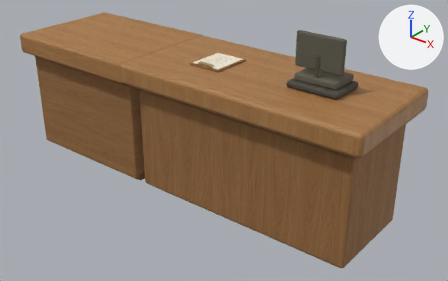
A saved change to the glTF model assets/masters/native-v4/counter.glb.
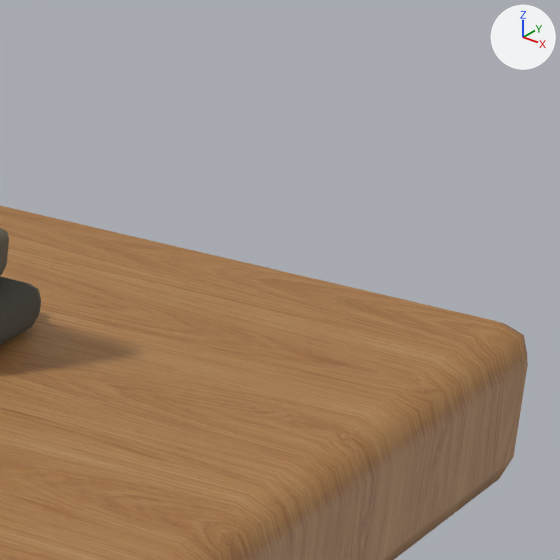
There are two pictures of each version: one whole from a 50 mm camera at (2.232, -3.243, 2.44) aimed at (-0.366, 0.004, 0.427), one close up on the part from 79% to 97% of the width and 15% to 43% of the height. Lighting does not change. The marker at upper right points along +X, +Y and +Z. The last two pictures show the newer version. Vertices at exactly the same position are counted once.

Objects in the first close-up: 'counter'.
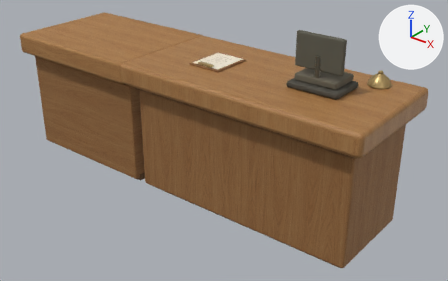
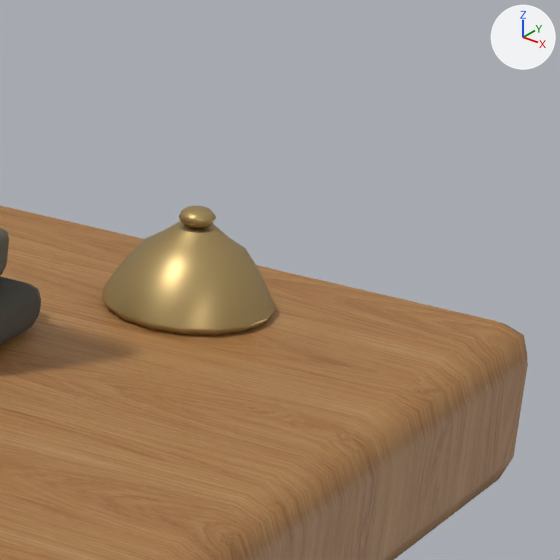
Changed parts and their boxes [x1, y1, x2, y2] in the close-ups (560 x 560 px):
part 1 of me_mesh_0, added (brown): after [179, 206, 216, 228]
part 2 of me_mesh_0, added (brown): after [101, 221, 275, 335]

The change in detail:
me_mesh_0 is used by ob_counter; location (0.0, 0.0, 0.0).
me_mesh_0 had 2142 vertices, 4128 faces and spanned x -2.12..0.95, y -0.46..0.46, z 0.02..1.39.
me_mesh_0 now has 2342 vertices, 4520 faces and spans x -2.12..0.95, y -0.46..0.46, z 0.02..1.39.
me_mesh_0 part 1: a new loose piece, a UV sphere (12 segments, 8 rings, poles along z) spanning x 0.664..0.697, y 0.264..0.296, z 1.109..1.128, in mat_mat_brushed_metal_v1__b49a66_1_r0_41_m0_65_ior1_5_opaque_ds0_linear_srgb_v2 (brown #b49a66).
me_mesh_0 part 2: a new loose piece of 114 vertices spanning x 0.6..0.76, y 0.2..0.36, z 1.03..1.11, in mat_mat_brushed_metal_v1__b49a66_1_r0_41_m0_65_ior1_5_opaque_ds0_linear_srgb_v2 (brown #b49a66).
